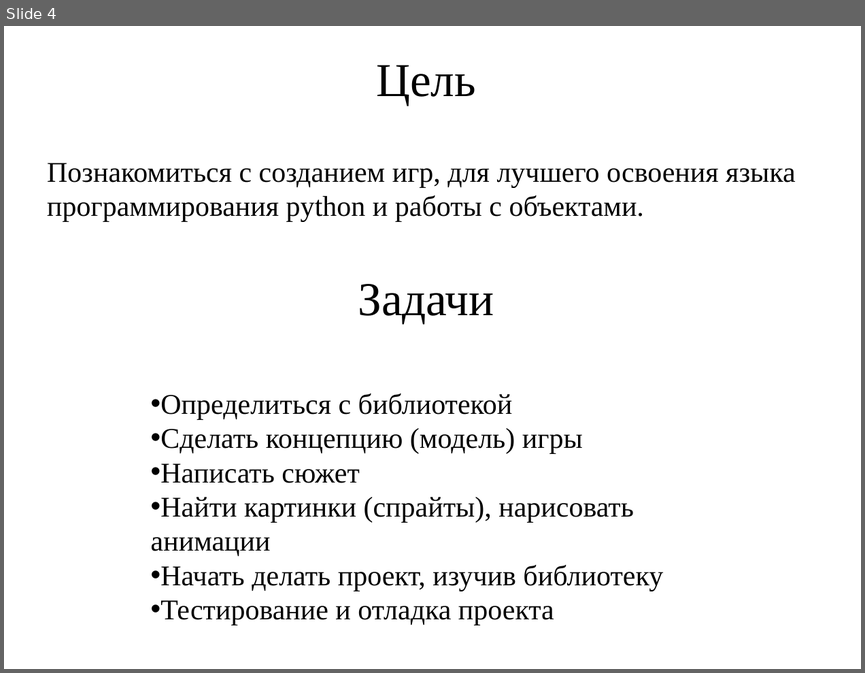
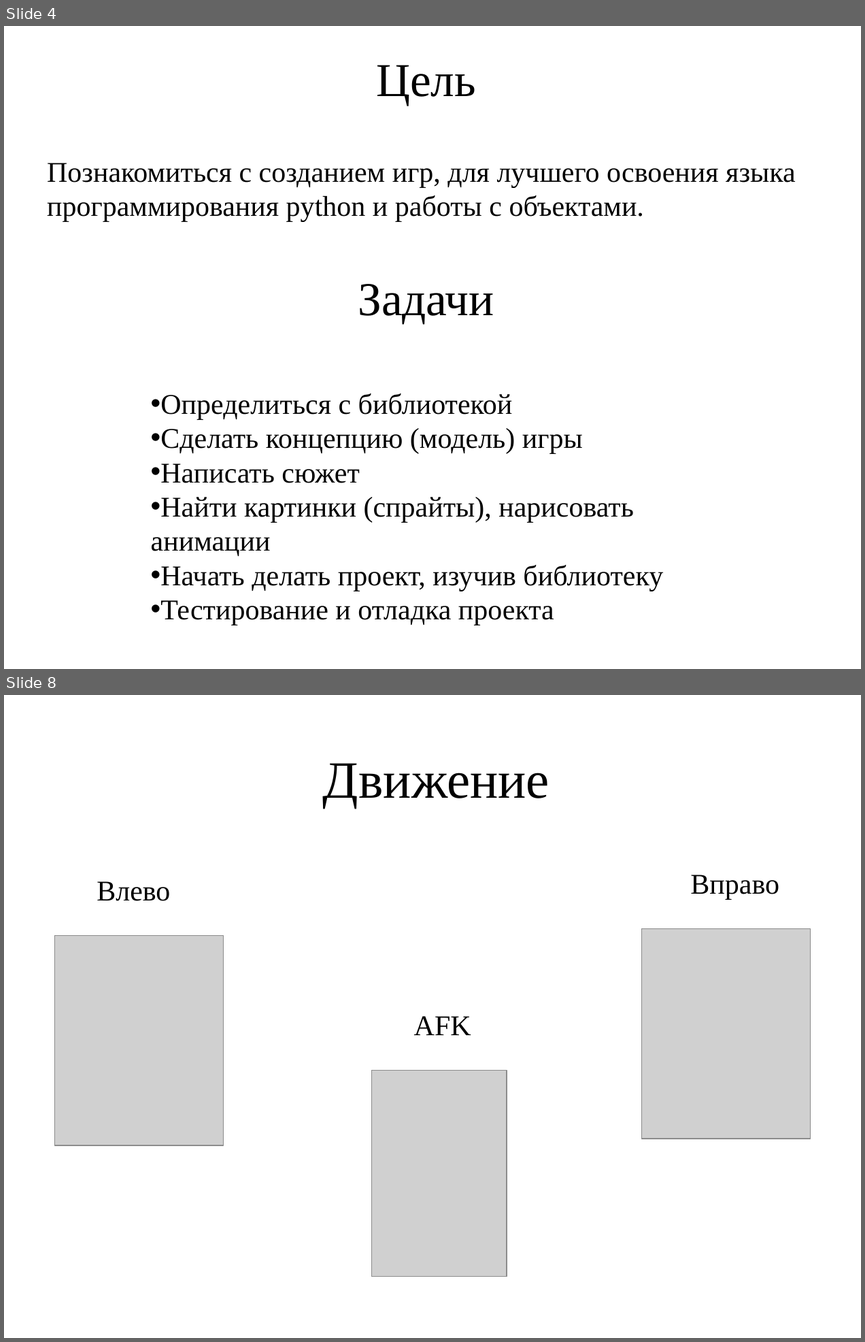
Before and after one commit to Arktoth/Cyber-Ravage, a slide deck: Cyber Ravage.pptx. Shown one above the other, each under a label of ours: slide 4 before the commit, slides 4 and 8 after it; the slides between them are not shown. The pictures are 865x673 and 865x1342 pixels, drawn with LibreOffice and Linux fonts; fonts in the diff are those of the drawing; grey boxes stand for pictures; background and template pictures are left out. Boxes give left, top, right and bottom in pixels: in the first picture for what was removed or moved away, otherwise in the second. Text is boxed around its words. In the diff, an @@ line names an element or a change of style, - is before the commit and + after.

```diff
--- a/Cyber Ravage.pptx
+++ b/Cyber Ravage.pptx
@@ slide 8 added at <box>4,695,861,1338</box>, background picture (left out) @@
@@ title added at <box>323,763,549,808</box>, 44 pt, text #000000 @@
+Движение
@@ text added at <box>690,875,779,900</box>, 24 pt, text #000000 @@
+Вправо
@@ text added at <box>96,881,170,901</box>, 24 pt, text #000000 @@
+Влево
@@ picture added at <box>54,936,224,1146</box> @@
@@ picture added at <box>641,929,810,1139</box> @@
@@ text added at <box>414,1016,471,1035</box>, 24 pt, text #000000 @@
+AFK
@@ picture added at <box>372,1070,506,1276</box> @@
```
Also in this commit, not shown: 4 other slides added.
